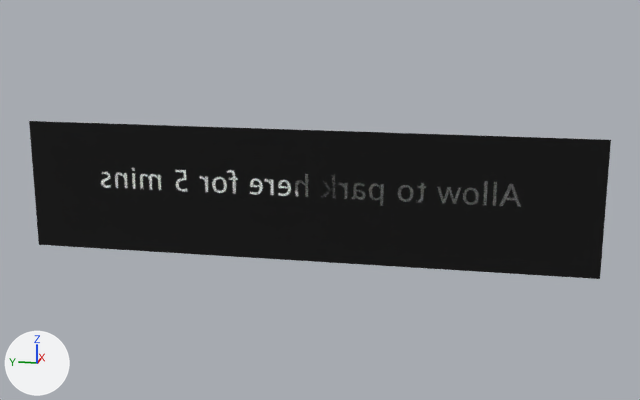
Renders of the glTF model notify.glb from each side of a commit.
Both versions are drawn from a 50 mm camera at (-2.365, -0.525, 0.584) aimed at (0.013, -0.049, -0.011). Every picture has the same lights, and +X, +Y and +Z are marked at lower left. Where no turn or scale is listed for an object, it has been applied to the vertices.

The first picture shows 'pPlane1', 'typeMesh6'.
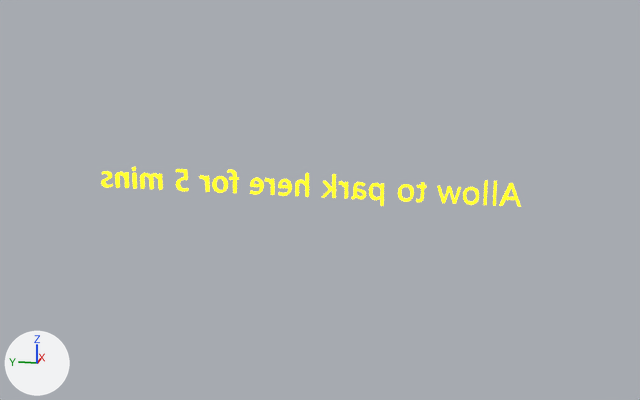
The newer file is also rescaled (x0.4), turned or shifted as a whole; pictures and numbers use the older file's frame.

What differs and where, as boxes (x1, y1, x2, y2) in the pictures (640 x 400 px):
'pPlane1', deleted: before (29, 121, 611, 279)
'typeMesh6', recoloured (white to yellow): (101, 167, 521, 207) in both

Patch to the scene script:
```diff
--- a/notify.glb.py
+++ b/notify.glb.py
@@ mat_notify_typeblinn5 @@
+mat_notify_typeblinn5 = principled_material('notify:typeBlinn5')
+mat_notify_typeblinn5.base_color = (0.929, 0.761, 0.0)  # yellow #f7e200
+mat_notify_typeblinn5.roughness = 1.0
+mat_notify_typeblinn5.emission_color = (0.929, 0.765, 0.0196)  # yellow #f7e326
+mat_notify_typeblinn5.emission_strength = 1.0
@@ me_typemesh6 @@
 me_typemesh6.from_pydata(...)  # 3880 vertices, 7696 faces; spans x 0.0..0.013, y -0.6..0.601, z -0.016..0.067
-me_typemesh6.materials.append(mat_typeblinn5)  # white #ffffff
+me_typemesh6.materials.append(mat_notify_typeblinn5)  # yellow #f7e200
@@ ob_pplane1 @@
-ob_pplane1 = bpy.data.objects.new('pPlane1', me_pplane1)
-ob_pplane1.location = (0.0, 0.0, 0.0)
```
